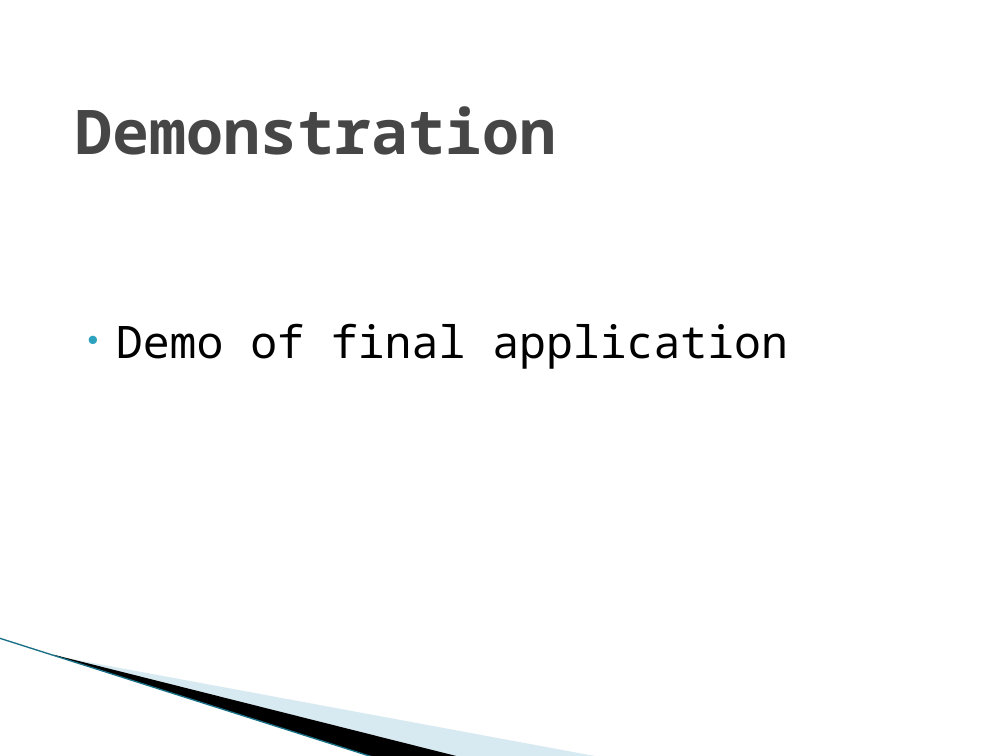
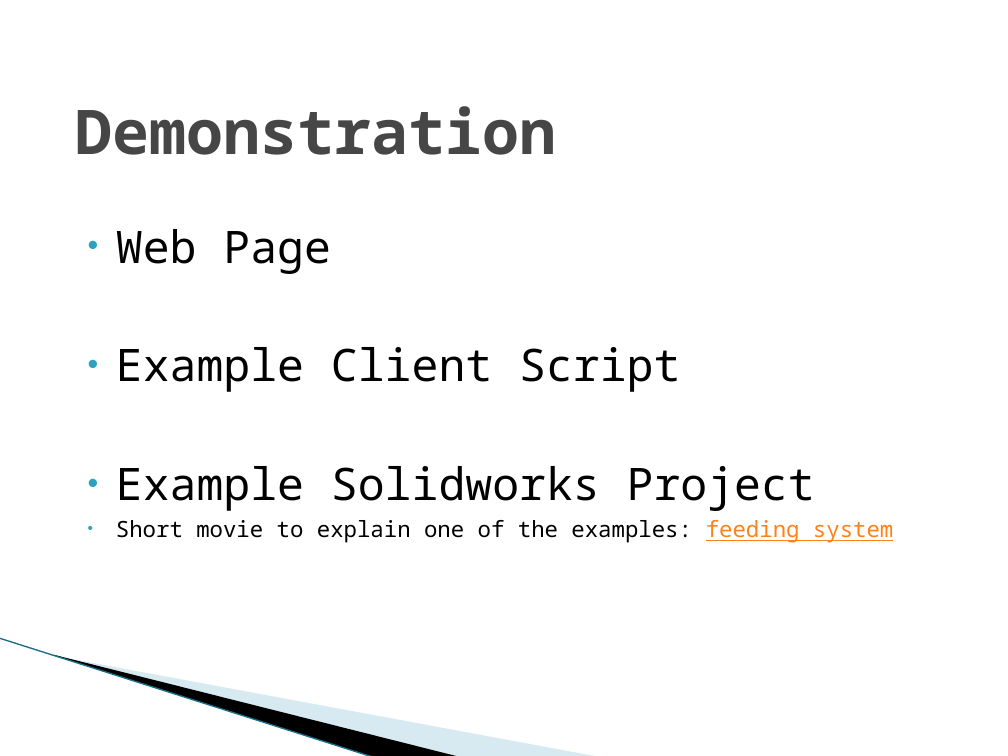
Before and after one commit to leszekdubicki/CADCloud, a slide deck: slide 16 of doc/HDCLOUD_CADCloud_Project_Leszek_Dubicki_Project_Presentation.pptx. Drawn at 1008x756 pixels with LibreOffice and Linux fonts; fonts in the diff are those of the drawing; background and template pictures are left out. Boxes give left, top, right and bottom in pixels: in the first picture for what was removed or moved away, otherwise in the second. Text is boxed around its words. In the diff, an @@ line names an element or a change of style, - is before the commit and + after.

```diff
--- a/doc/HDCLOUD_CADCloud_Project_Leszek_Dubicki_Project_Presentation.pptx
+++ b/doc/HDCLOUD_CADCloud_Project_Leszek_Dubicki_Project_Presentation.pptx
@@ text at box(116, 229, 893, 543): text changed @@
-• Demo of final application
+• Web Page
+• Example Client Script
+• Example Solidworks Project
+• Short movie to explain one of the examples: feeding system
```
Also in this commit, not shown: 3 other slides changed, 17 other files.
